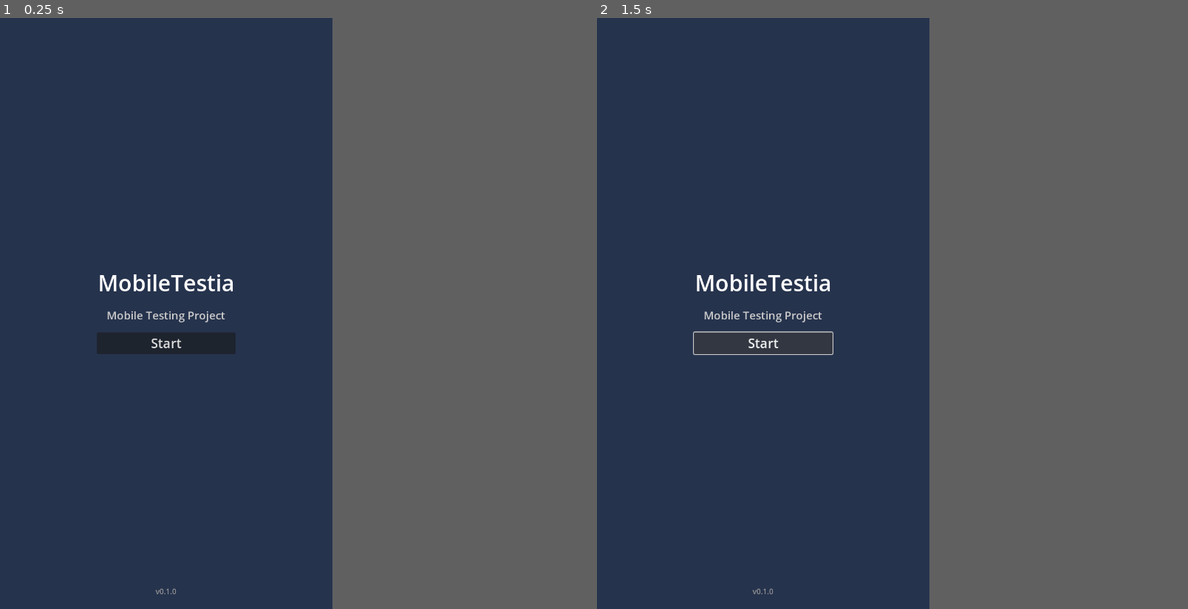
Above: before the commit, frames 1-2 (left to right).
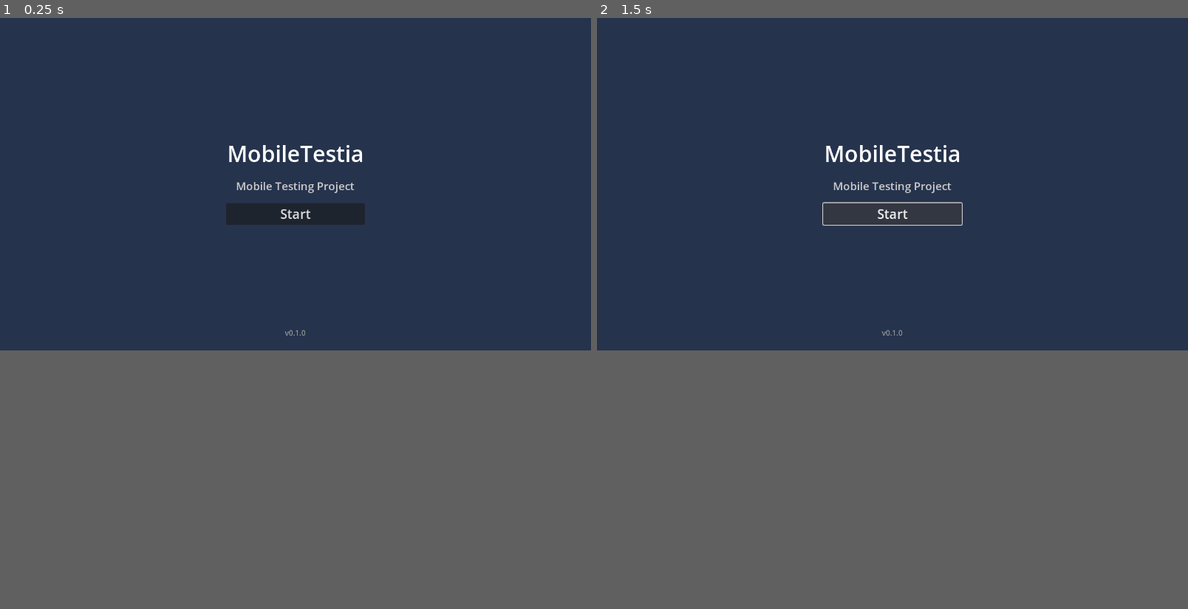
Above: after the commit, the same moments.

Repository: MatousHruska/MobileTestia
Game: Godot game, scene res://scenes/main.tscn
The game is run twice, just before and just after one commit, with the same random seed, the same clock (stepped at 60 frames per second) and the same inputs.
Inputs:
- Up to frame 1 (0.25 s): no input
- Up to frame 2 (1.5 s): click "Start" at 0.5 s; click "Start" at 1.25 s
In our replay, the window is 450x800 before the commit and 800x450 after it. These sizes can differ from the game's own. Grey fills any space a smaller window leaves; there, only what the larger window draws over its background counts as a difference.

The runs differ from the first frame. In frame 1, 2.5% of the frame differs, in the area x 16-62%, y 21-98%; in frame 2, 1.2%.

Commit message:
Update to landscape orientation and rename Stamina to Endurance
- Changed viewport to 1280x720 landscape (orientation=0)
- Renamed attribute Stamina (STA) to Endurance (END)

Diff:
--- a/project.godot
+++ b/project.godot
@@ -18,11 +18,11 @@
 
 [display]
 
-window/size/viewport_width=720
-window/size/viewport_height=1280
+window/size/viewport_width=1280
+window/size/viewport_height=720
 window/stretch/mode="viewport"
 window/stretch/aspect="expand"
-window/handheld/orientation=1
+window/handheld/orientation=0
 
 [input_devices]
 
Not shown, changed: GAME_DESIGN.md
